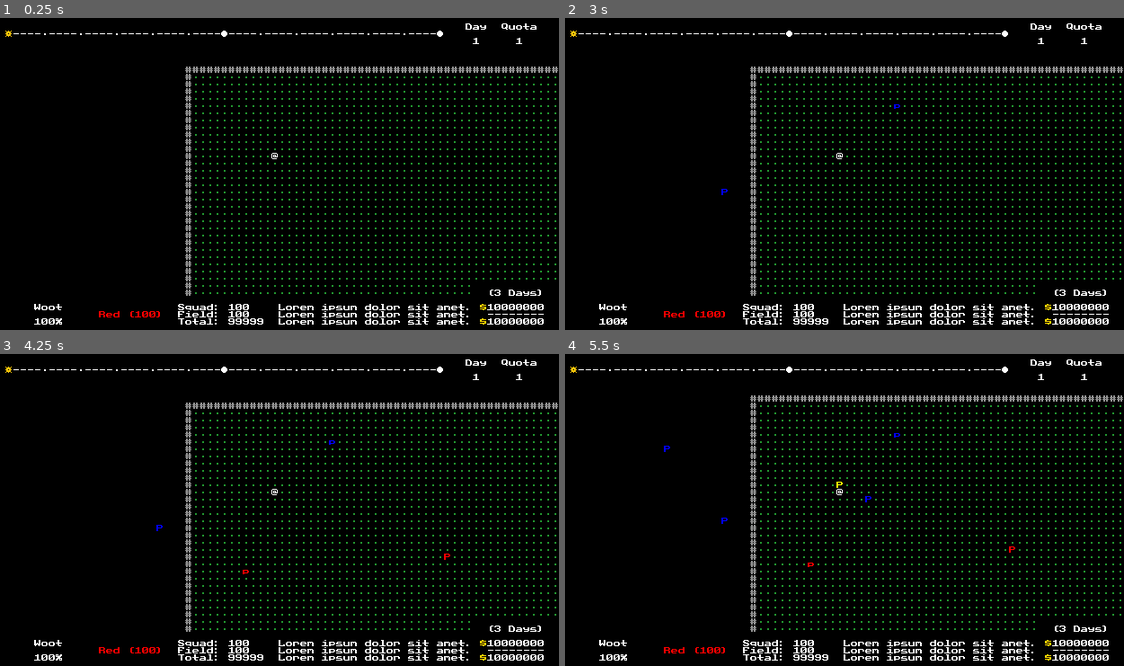
Above: before the commit, frames 1-4 (two rows, left to right).
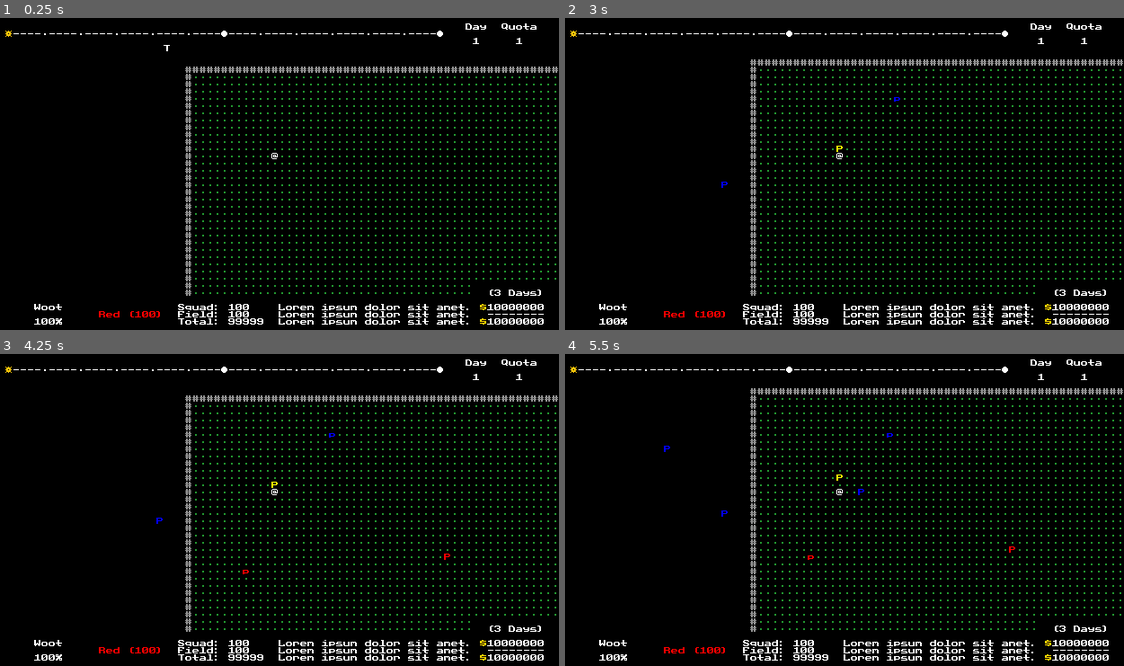
Above: after the commit, the same moments.

Repository: w00tyd00d/Roguemin
Game: Godot game, scene res://prefabs/main.tscn
Same seed, same stepped clock (60 frames per second), same inputs: the game is played once before the commit and once after it.
Inputs (mouse positions are in pixels of both pictures, inside the frame that each line leads up to):
- Up to frame 1 (0.25 s): no input
- Up to frame 2 (3 s): tap Enter at 0.5, 2 s; move the mouse to (838, 152) at 0.52 s; press the mouse at (838, 152) at 0.53 s; hold E (c_cycle_right) 0.53-1.28 s; tap Space at 1.25, 2.75 s; move the mouse to (721, 186) at 1.27 s; release the mouse at (721, 186) at 1.28 s; hold Down (c_down) 1.28-2.03 s; tap A (c_attack) at 1.35 s; click (721, 186) at 1.55 s; move the mouse to (894, 99) at 2.02 s; press the mouse at (894, 99) at 2.03 s; hold E (c_cycle_right) 2.03-2.78 s; tap Z (c_camera) at 2.1 s; move the mouse to (805, 236) at 2.77 s; release the mouse at (805, 236) at 2.78 s; hold Up (c_up) from 2.78 s (still down); tap D (c_dismiss) at 2.85 s
- Up to frame 3 (4.25 s): click (240, 572) at 3.05 s; tap Enter at 3.5 s; move the mouse to (441, 556) at 3.52 s; release Up (c_up) at 3.53 s; press the mouse at (441, 556) at 3.53 s; hold Q (c_cycle_left) from 3.53 s (still down); tap X (c_examine) at 3.6 s
- Up to frame 4 (5.5 s): tap Space at 4.25 s; move the mouse to (665, 456) at 4.27 s; release the mouse at (665, 456) at 4.28 s; tap F (c_throw) at 4.35 s; click (665, 456) at 4.55 s; move the mouse to (866, 506) at 5.02 s; release Q (c_cycle_left) at 5.03 s; press the mouse at (866, 506) at 5.03 s; hold Down (c_down) from 5.03 s (still down); tap 3 (c_toggle_blue) at 5.1 s

The runs differ from the first frame. In frame 1, less than 0.1% of the frame differs, in the area x 29-31%, y 8-11%; in frame 2, 1.7%; in frame 3, 1.7%; in frame 4, 1.8%, in the area x 27-100%, y 10-69%.
Error after the commit: Invalid call. Nonexistent function 'add_unit' in base 'Nil'. (res://scripts/world/world.gd:107)

Commit message:
Added basic entity AI and movement

Diff:
--- a/project.godot
+++ b/project.godot
@@ -22,6 +22,7 @@
 Globals="*res://scripts/globals.gd"
 GameState="*res://scripts/game_state.gd"
 InputManager="*res://scripts/input_manager.gd"
+TurnManager="*res://scripts/turn_manager.gd"
 
 [debug]
 
@@ -86,6 +87,11 @@
 c_downright={
 "deadzone": 0.5,
 "events": [Object(InputEventKey,"resource_local_to_scene":false,"resource_name":"","device":-1,"window_id":0,"alt_press …(195 unchanged characters)…
+]
+}
+c_wait={
+"deadzone": 0.5,
+"events": [Object(InputEventKey,"resource_local_to_scene":false,"resource_name":"","device":-1,"window_id":0,"alt_pressed":false,"shift_pressed":false,"ctrl_pressed":false,"meta_pressed":false,"pressed":false,"keycode":4194316,"physical_keycode":0,"key_label":0,"unicode":0,"location":0,"echo":false,"script":null)
 ]
 }
 c_whistle={
--- a/scripts/entities/entity.gd
+++ b/scripts/entities/entity.gd
@@ -12,6 +12,11 @@
         if not GameState.world: return null
         return GameState.world.get_tile(grid_position)
 
+## The cached last position of the entity.
+var last_position : Vector2i
+
+## The value of time the entity has been synced up to.
+var time := 0
 
 ## The amount of energy points the entity has accumulated.
 var energy_points := 0
@@ -23,11 +28,57 @@
 var can_act : bool :
     get: return energy_points >= Globals.ENERGY_CAP
 
+## Dictionary of immunities the entity has.
+var _immunities := {}
+
 
 func move_to(dest: Tile) -> void:
+    GameState.world.move_entity(self, dest)
+    last_position = grid_position
     grid_position = dest.grid_position
-    GameState.world.move_entity(self, dest)
 
 
-func add_energy(amt: int) -> void:
+func move_towards(target: Tile) -> void:
+    var world := GameState.world
+    var delta := target.grid_position - grid_position
+    var ax := absi(delta.x)
+    var ay := absi(delta.y)
+
+    var vec : Vector2i
+
+    if ax >= ay * 2: vec = Vector2i(delta.sign().x, 0)
+    elif ay >= ax * 2: vec = Vector2i(0, delta.sign().y)
+    else: vec = delta.sign()
+
+    var dir := Direction.by_pattern(vec)
+
+    if world.query_tile_at(grid_position + dir.vector) == Type.Tile.GRASS:
+        var dest = world.get_tile(grid_position + dir.vector)
+        return move_to(dest)
+
+    for _dir in dir.adjacent:
+        if grid_position + _dir.vector == last_position: continue
+        if world.query_tile_at(grid_position + _dir.vector) == Type.Tile.GRASS:
+            var dest = world.get_tile(grid_position + _dir.vector)
+            return move_to(dest)
+
+
+func add_and_check_energy(amt: int) -> bool:
     energy_points += amt
+    return can_act
+
+
+func add_immunity(hazard: Type.Hazard) -> void:
+    _immunities[hazard] = true
+
+
+func has_immunity(hazard: Type.Hazard) -> bool:
+    return _immunities.has(hazard)
+
+
+func remove_immunity(hazard: Type.Hazard) -> void:
+    _immunities.erase(hazard)
+
+
+func reset_immunities() -> void:
+    _immunities = {}
--- a/scripts/entities/player.gd
+++ b/scripts/entities/player.gd
@@ -2,7 +2,13 @@
 
 ## The player object.
 
-var unit_tether := UnitTether.new(self, 6)
+var unit_tether := UnitTether.new(self, 3)
+
+var _units := {
+    Type.Unit.RED: {},
+    Type.Unit.YELLOW: {},
+    Type.Unit.BLUE: {},
+}
 
 @onready var camera := $Camera2D as Camera2D
 
@@ -17,7 +23,6 @@
     unit_tether.reset()
 
 
-
 func finish_turn(_time_units: int) -> void:
     pass
 
@@ -28,14 +33,23 @@
     unit_tether.update()
 
     # DEBUG
-    # _draw_tether()
+    _draw_tether()
 
 
-# func _draw_tether() -> void:
-#     for pos in test_layer.get_used_cells():
-#         test_layer.set_background(pos, Glyph.NONE)
-#         test_layer.set_glyph(pos, Glyph.NONE)
+func add_unit(unit: Unit) -> void:
+    _units[unit.type][unit] = true
 
-#     for link in unit_tether.links:
-#         test_layer.set_background(link.grid_position, Glyph.BLACK)
-#         test_layer.set_glyph(link.grid_position, Glyph.TEST)
+
+func remove_unit(unit: Unit) -> void:
+    _units[unit.type].erase(unit)
+
+
+func _draw_tether() -> void:
+    for pos in test_layer.get_used_cells():
+        test_layer.set_background(pos, Glyph.NONE)
+        test_layer.set_glyph(pos, Glyph.NONE)
+
+    var tail := unit_tether.tail
+    #for link in unit_tether.links:
+    test_layer.set_background(tail.grid_position, Glyph.BLACK)
+    test_layer.set_glyph(tail.grid_position, Glyph.TEST)
--- a/scripts/entities/unit.gd
+++ b/scripts/entities/unit.gd
@@ -1,8 +1,6 @@
 class_name Unit extends Entity
 
 ## The entity the [Player] controls to do tasks for them.
-
-enum Type { RED, YELLOW, BLUE }
 
 enum State {
     IDLE,
@@ -11,29 +9,46 @@
     CARRYING
 }
 
-
 ## The current type of the unit.
-var type : Type
+var type : Type.Unit
 
 ## Returns if the unit has been upgraded or not.
 var upgraded : bool
 
 ## The current state of the unit.
-var state := State.FOLLOWING
+var state := State.FOLLOWING :
+    set(new_state):
+        _on_state_exit(state)
+        _on_state_enter(new_state)
 
 ## The current target of the unit.
 var target : Entity
 
+## A cached path to the unit's target.
+var path : Array
+
+## A flag representing if the unit is in limbo (ie: not in the field).
+var in_limbo : bool :
+    get: return grid_position == Vector2i()
+
+
+func _ready() -> void:
+    add_to_group(&"units")
+
 
 func reset() -> void:
     hide()
+    energy_points = 0
+    posture_points = 0
+
     grid_position = Vector2()
+
     if GameState.world:
         var count := GameState.world.unit_count
         GameState.world.unit_count = maxi(count-1, 0)
 
 
-func spawn(pos: Vector2i, _type: Type, _upgraded := false) -> void:
+func spawn(pos: Vector2i, _type: Type.Unit, _upgraded := false) -> void:
     type = _type
     upgraded = _upgraded
     _update_glyph()
@@ -43,6 +58,7 @@
 
 
 func upgrade() -> void:
+    if upgraded: return
     upgraded = true
     _update_glyph()
 
@@ -52,14 +68,81 @@
     reset()
 
 
+func move_to(dest: Tile) -> void:
+    GameState.world.move_unit(self, dest)
+    last_position = grid_position
+    grid_position = dest.grid_position
+
+
+func update_time(world_time: int) -> void:
+    var old_time := time
+    time = world_time
+
+    if not in_limbo:
+        var time_units := time - old_time
+        if add_and_check_energy(time_units):
+            do_action()
+
+
+func do_action() -> void:
+    match state:
+        State.FOLLOWING:
+            if not GameState.player: return
+
+            var player := GameState.player
+            var tether := player.unit_tether
+            var dest := tether.tail.current_tile
+
+            if (_in_range_of_tether() and
+                _can_see_tether()):
+                    move_towards(dest)
+
+
+func _in_range_of_tether() -> bool:
+    var limit := 12
+    var world := GameState.world
+    var dest := GameState.player.unit_tether.tail.current_tile
+    return world.chebyshev_distance(current_tile, dest) <= limit
+
+
+func _can_see_tether() -> bool:
+    var world := GameState.world
+    var tail := GameState.player.unit_tether.tail
+
+    var callback := func(ctx: DDARC.Context):
+        var pos := ctx.grid_position
+        if (not world.in_bounds(pos) or
+            world.query_tile_at(pos) == Type.Tile.WALL):
+                return true
+
+    var raycast := DDARC.to_grid_position(
+        grid_position,
+        tail.grid_position,
+        callback)
+
+    return raycast.grid_position == tail.grid_position
+
+
 func _update_glyph() -> void:
     match type:
-        Type.RED:
+        Type.Unit.RED:
             if upgraded: set_glyph(Vector2(), Glyph.UNIT_RED_LARGE)
             else: set_glyph(Vector2(), Glyph.UNIT_RED_SMALL)
-        Type.YELLOW:
+        Type.Unit.YELLOW:
             if upgraded: set_glyph(Vector2(), Glyph.UNIT_YELLOW_LARGE)
             else: set_glyph(Vector2(), Glyph.UNIT_YELLOW_SMALL)
-        Type.BLUE:
+        Type.Unit.BLUE:
             if upgraded: set_glyph(Vector2(), Glyph.UNIT_BLUE_LARGE)
             else: set_glyph(Vector2(), Glyph.UNIT_BLUE_SMALL)
+
+
+func _on_state_enter(_state: State) -> void:
+    match _state:
+        State.FOLLOWING:
+            GameState.player.add_unit(self)
+
+
+func _on_state_exit(_state: State) -> void:
+    match _state:
+        State.FOLLOWING:
+            GameState.player.remove_unit(self)
--- a/scripts/globals.gd
+++ b/scripts/globals.gd
@@ -5,6 +5,14 @@
 
 ## The size of a chunk in tiles.
 const CHUNK_SIZE := Vector2i(23,23)
+
+
+## The amount of time units that make up one second.
+const TIME_VALUE := 4
+
+## The amount of time units within a single day.
+const TIME_LIMIT := (13 * 60 + 30) * TIME_VALUE # 13 min 30 sec
+
 
 ## The amount of energy needed to make a turn.
 const ENERGY_CAP := 4
@@ -24,6 +32,7 @@
 
 ## List of all the action input commands.
 const ACTION_INPUTS := [
+    &"c_wait",
     &"c_whistle",
     &"c_throw",
     &"c_dismiss",
--- /dev/null
+++ b/scripts/lib/astar.gd
@@ -0,0 +1,32 @@
+class_name AStar extends AStarGrid2D
+
+## Customized [AStarGrid2D] node to work specifically for Roguemin.
+
+## The world this object is attached to.
+var world : World
+
+# The cached entity committing the search.
+var _entity : Entity
+
+
+func _init(_world: World) -> void:
+    world = _world
+    jumping_enabled = true
+
+
+func _compute_cost(from_id: Vector2i, to_id: Vector2i) -> float:
+    var tile := world.get_tile(from_id)
+    var dest := world.get_tile(to_id)
+
+    # Check for walls
+    if world.query_tile(dest) == Type.Tile.WALL and not world.query_tile(tile) == Type.Tile.VOID:
+        return INF
+
+    # Check for hazards
+
+    return from_id.distance_to(to_id)
+
+
+func get_path_to(ent: Entity, pos: Vector2i) -> Array[Vector2i]:
+    _entity = ent
+    return get_id_path(ent.grid_position, pos)
--- a/scripts/lib/ddarc.gd
+++ b/scripts/lib/ddarc.gd
@@ -118,14 +118,14 @@
     # direction vector and starting normalized offset within the cell.
     if direction.x < 0:
         step_direction.x = -1
-        slope_length.x = offset.x * step_size.x
+        slope_length.x = (1 - offset.x) * step_size.x
     else:
         step_direction.x = 1
         slope_length.x = (1 - offset.x) * step_size.x
 
     if direction.y < 0:
         step_direction.y = -1
-        slope_length.y = offset.y * step_size.y
+        slope_length.y = (1 - offset.y) * step_size.y
     else:
         step_direction.y = 1
         slope_length.y = (1 - offset.y) * step_size.y
--- /dev/null
+++ b/scripts/lib/type.gd
@@ -0,0 +1,12 @@
+class_name Type extends Object
+
+## Global enum container.
+
+## The types of tiles found within the world.
+enum Tile { VOID, WALL, GRASS, WATER, UNIT }
+
+## The types of helper units.
+enum Unit { RED, YELLOW, BLUE }
+
+## The hazards that will do harm entities.
+enum Hazard { WATER, FIRE }
--- a/scripts/main.gd
+++ b/scripts/main.gd
@@ -8,6 +8,17 @@
 func _ready() -> void:
     # Set the default background color to black at runtime
     RenderingServer.set_default_clear_color(Color.BLACK)
+
+    ##### DEBUG ######
+    #var cb := func(ctx: DDARC.Context): print(ctx.length)
+    #var res := DDARC.to_grid_position(Vector2i(5,5), Vector2i(10,13), cb)
+    #print(res.grid_position)
+    #print(res.exact_position)
+    #print(res.cell_path)
+    #print(res.length)
+#
+    #return
+    ##################
 
     # Immediately create new world for now
     var world := world_factory.create_new_world()
@@ -26,3 +37,4 @@
     player.test_layer = world.get_node("TEST")
 
     player.move_to(world.get_tile(Vector2i(15, 15)))
+    player.unit_tether.reset()
--- a/scripts/states/player_controller.gd
+++ b/scripts/states/player_controller.gd
@@ -40,4 +40,4 @@
 
 func _update_state(inp: StringName) -> void:
     var res := current_state.update(inp)
-    if res[0]: GameState.player.finish_turn(res[1])
+    if res[0]: TurnManager.process_turns(res[1])
--- a/scripts/states/player_walk.gd
+++ b/scripts/states/player_walk.gd
@@ -10,15 +10,14 @@
 
     if just_pressed:
         ## Add matching buttons to switch to different states
-        pass
-        # match inp:
+        match inp:
             # &"c_use_key":
             #     print("USING KEY")
             #     state_changed.emit("unlock")
             #     return [false]
-            # &"c_wait":
-            #     print("WE'RE WAITING")
-            #     return [true, 1]
+            &"c_wait":
+                print("WE'RE WAITING")
+                return [true, 4]
             # &"c_interact":
             #     print("INTERACTING")
             #     state_changed.emit("interact")
@@ -47,7 +46,7 @@
     var res := world.query_tile(dest)
 
     match res:
-        Tile.Type.GRASS: player.move_to(dest)
+        Type.Tile.GRASS: player.move_to(dest)
         _: return [false]
 
     # match res:
--- /dev/null
+++ b/scripts/turn_manager.gd
@@ -0,0 +1,17 @@
+extends Node
+
+## The main turn manager for the game.
+
+
+func process_turns(time_units: int) -> void:
+    if not GameState.world: return
+
+    var units := get_tree().get_nodes_in_group(&"units")
+    var entities := get_tree().get_nodes_in_group(&"entities")
+
+    GameState.world.time += time_units
+    var world_time := GameState.world.time
+
+    for unit: Unit in units:
+        if unit.time < GameState.world.time:
+            unit.update_time(world_time)
--- a/scripts/unit_tether.gd
+++ b/scripts/unit_tether.gd
@@ -7,6 +7,9 @@
 
 var player : Player
 var links : Array[Link] = []
+
+var tail : Link :
+    get: return links[-1] if not links.is_empty() else null
 
 
 func _init(_player: Player, count: int) -> void:
@@ -37,6 +40,9 @@
     var grid_position : Vector2i
     var next_link : Link
 
+    var current_tile : Tile :
+        get: return GameState.world.get_tile(grid_position)
+
     func update(pos: Vector2i):
         if next_link and pos.distance_to(next_link.grid_position) >= 2:
             next_link.update(grid_position)
--- a/scripts/world/tile.gd
+++ b/scripts/world/tile.gd
@@ -2,7 +2,7 @@
 
 ## The base class for any tile found within the [World].
 
-enum Type { VOID, WALL, GRASS, WATER }
+
 
 ## The world object this tile is attached to.
 var world : World
@@ -11,10 +11,14 @@
 var grid_position : Vector2i
 
 ## The type of tile.
-var type : Type
+var type : Type.Tile
 
 ## Cached indication whether the tile is inhabited by the player
 var has_player := false
+
+## Flag that returns whether the cell has Units in it
+var has_units : bool :
+    get: return not _units.is_empty()
 
 ## The dictionary of (Pikmin) units within the tile.
 var _units := {}
--- a/scripts/world/world.gd
+++ b/scripts/world/world.gd
@@ -2,6 +2,9 @@
 
 ## The game world object. Contains individual tile information as well as
 ## renders the environment.
+
+## The built in [AStarGrid2D] pathfinder to the world.
+var astar := AStar.new(self)
 
 ## The size of the world, in nodes.
 var size : Vector2i
@@ -11,6 +14,10 @@
 
 ## The two-dimensional array of chunks making up the world.
 var chunks : Array[Array]
+
+## The amount of time_units that have been accumulated so far.[br]
+## 4 units == 1 second
+var time := 0
 
 ## The container node of all of the unit objects in-game
 var unit_container : UnitContainer # injected upon World creation
@@ -40,26 +47,39 @@
 
 ## Returns a tile object from a given location, returns null if non-existant.
 func get_tile(pos: Vector2i) -> Tile:
-    if not _in_bounds(pos):
+    if not in_bounds(pos):
         return null
     return tiles[pos.y][pos.x]
 
 
-func set_tile_type(pos: Vector2i, type: Tile.Type) -> void:
-    if not _in_bounds(pos): return
+func set_tile_type(pos: Vector2i, type: Type.Tile) -> void:
+    if not in_bounds(pos): return
     tiles[pos.y][pos.x].type = type
 
 
-func query_tile(tile: Tile) -> Tile.Type:
-    if not tile: return Tile.Type.VOID
+func query_tile(tile: Tile) -> Type.Tile:
+    if not tile: return Type.Tile.VOID
 
     # BAD SYSTEM, SHOULD REPLACE WITH DATA DRIVEN APPROACH
     var glyph := get_glyph(tile.grid_position)
 
-    if glyph.matches(Glyph.WALL): return Tile.Type.WALL
-    if glyph.matches(Glyph.GRASS): return Tile.Type.GRASS
+    if tile.has_units: return Type.Tile.UNIT
+    if glyph.matches(Glyph.WALL): return Type.Tile.WALL
+    if glyph.matches(Glyph.GRASS): return Type.Tile.GRASS
 
-    return Tile.Type.VOID
+    return Type.Tile.VOID
+
+
+func query_tile_at(pos: Vector2i) -> Type.Tile:
+    return query_tile(get_tile(pos))
+
+
+func chebyshev_distance(tile: Tile, dest: Tile) -> int:
+    var vec1 := tile.grid_position
+    var vec2 := dest.grid_position
+    var dx := absi(vec1.x - vec2.x)
+    var dy := absi(vec1.y - vec2.y)
+    return maxi(dx, dy)
 
 
 func move_entity(ent: Entity, dest: Tile) -> void:
@@ -81,14 +101,13 @@
 
 
 func spawn_unit(pos: Vector2i) -> void:
-    var type : Unit.Type = [Unit.Type.RED, Unit.Type.YELLOW, Unit.Type.BLUE].pick_random()
+    var type : Type.Unit = [Type.Unit.RED, Type.Unit.YELLOW, Type.Unit.BLUE].pick_random()
     var unit : Unit = unit_container.get_available_unit()
     unit.spawn(pos, type, [true,false].pick_random())
+    get_tile(pos).add_unit(unit)
 
 
-
-
-func _in_bounds(vec: Vector2i) -> bool:
+func in_bounds(vec: Vector2i) -> bool:
     var x_end := size.x * Globals.CHUNK_SIZE.x
     var y_end := size.y * Globals.CHUNK_SIZE.y
     return vec.x >= 0 and vec.y >= 0 and vec.x < x_end and vec.y < y_end
--- a/scripts/world/world_factory.gd
+++ b/scripts/world/world_factory.gd
@@ -72,6 +72,6 @@
         world.set_glyph(dpos, glyph)
 
         if glyph.matches(Glyph.GRASS):
-            world.set_tile_type(dpos, Tile.Type.GRASS)
+            world.set_tile_type(dpos, Type.Tile.GRASS)
         elif glyph.matches(Glyph.WALL):
-            world.set_tile_type(dpos, Tile.Type.WALL)
+            world.set_tile_type(dpos, Type.Tile.WALL)
